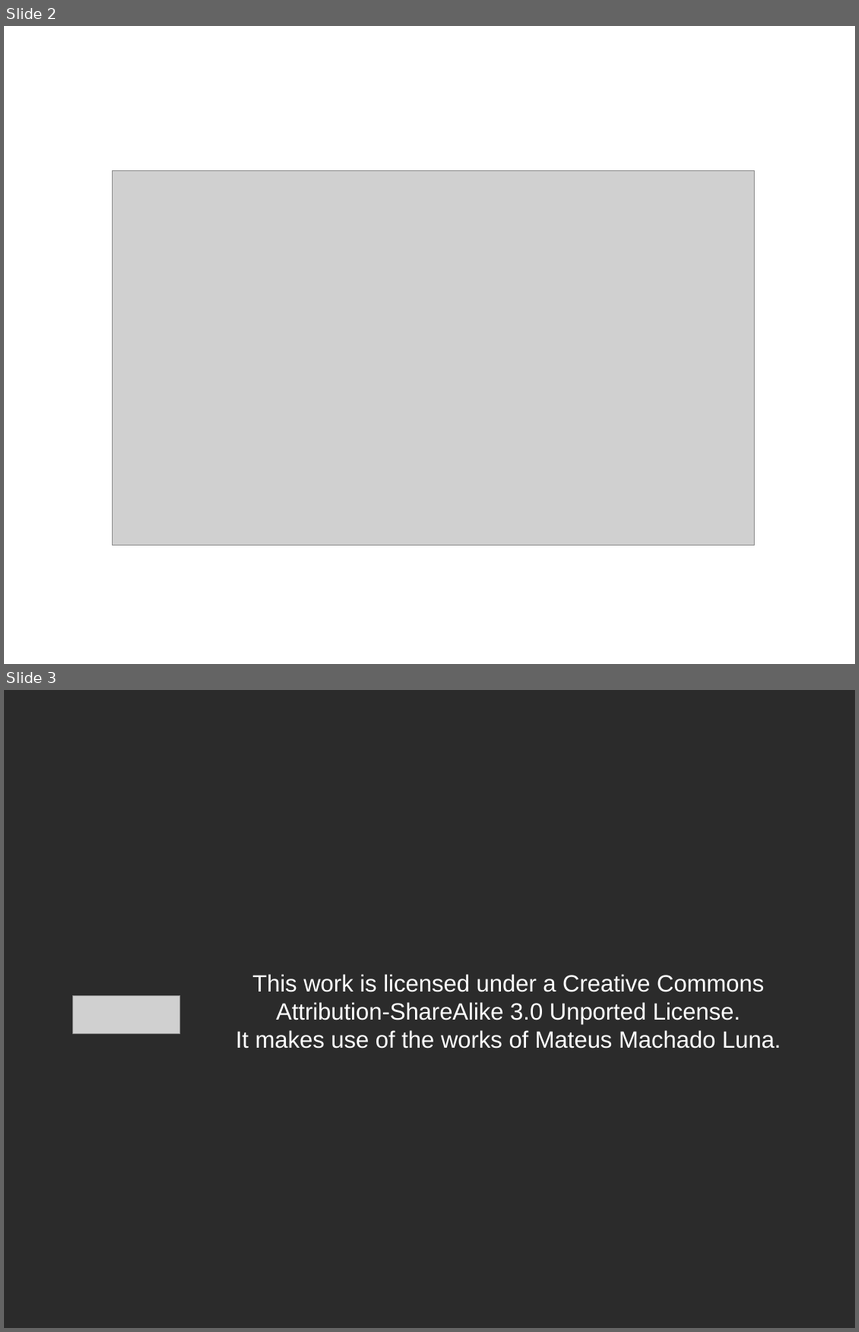
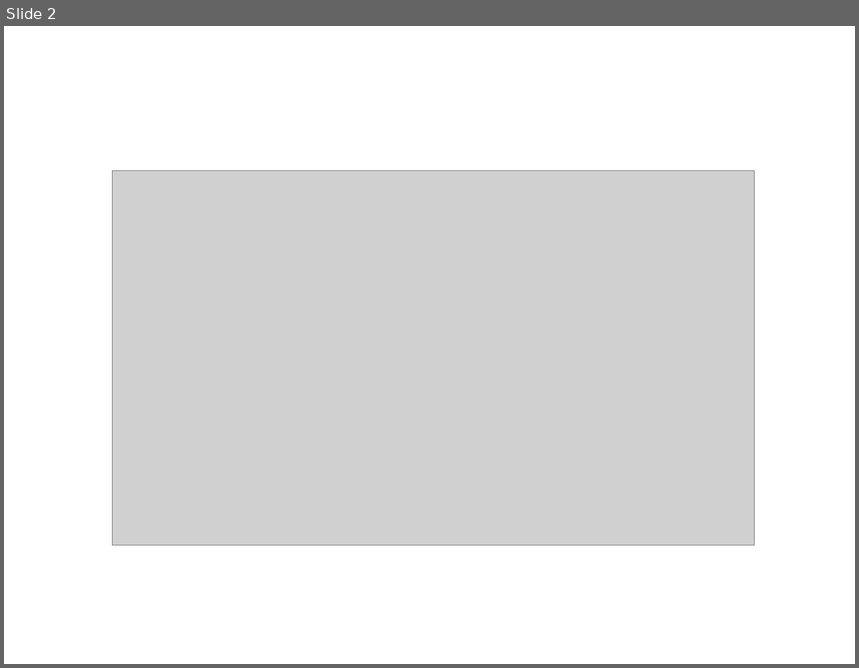
Before and after one commit to dlt-lee/Self_Learning, a slide deck: Softwaretesting.pptx. Shown one above the other, each under a label of ours: slides 2 and 3 before the commit, slide 2 after it. The pictures are 859x1332 and 859x668 pixels, drawn with LibreOffice and Linux fonts; fonts in the diff are those of the drawing; grey boxes stand for pictures; background and template pictures are left out; a plain dark background stands for a picture behind light text. Boxes give left, top, right and bottom in pixels: in the first picture for what was removed or moved away, otherwise in the second. Text is boxed around its words. In the diff, an @@ line names an element or a change of style, - is before the commit and + after.

```diff
--- a/Softwaretesting.pptx
+++ b/Softwaretesting.pptx
@@ slide 3 removed at box(4, 690, 855, 1328), background picture (left out) @@
@@ text removed at box(236, 974, 781, 1049) @@
-This work is licensed under a Creative Commons Attribution-ShareAlike 3.0 Unported License.
-It makes use of the works of Mateus Machado Luna.
@@ picture removed at box(72, 996, 180, 1034) @@
```
Also in this commit, not shown: 1 slide added.
